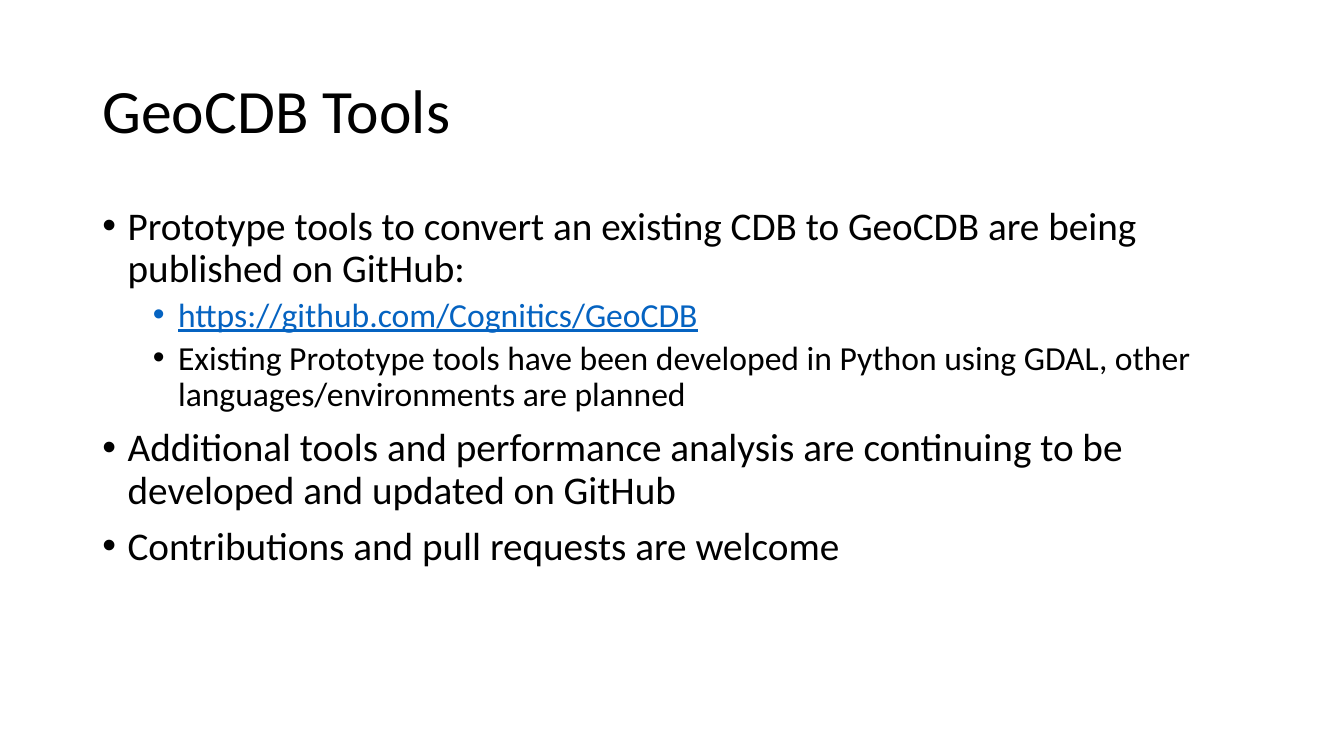
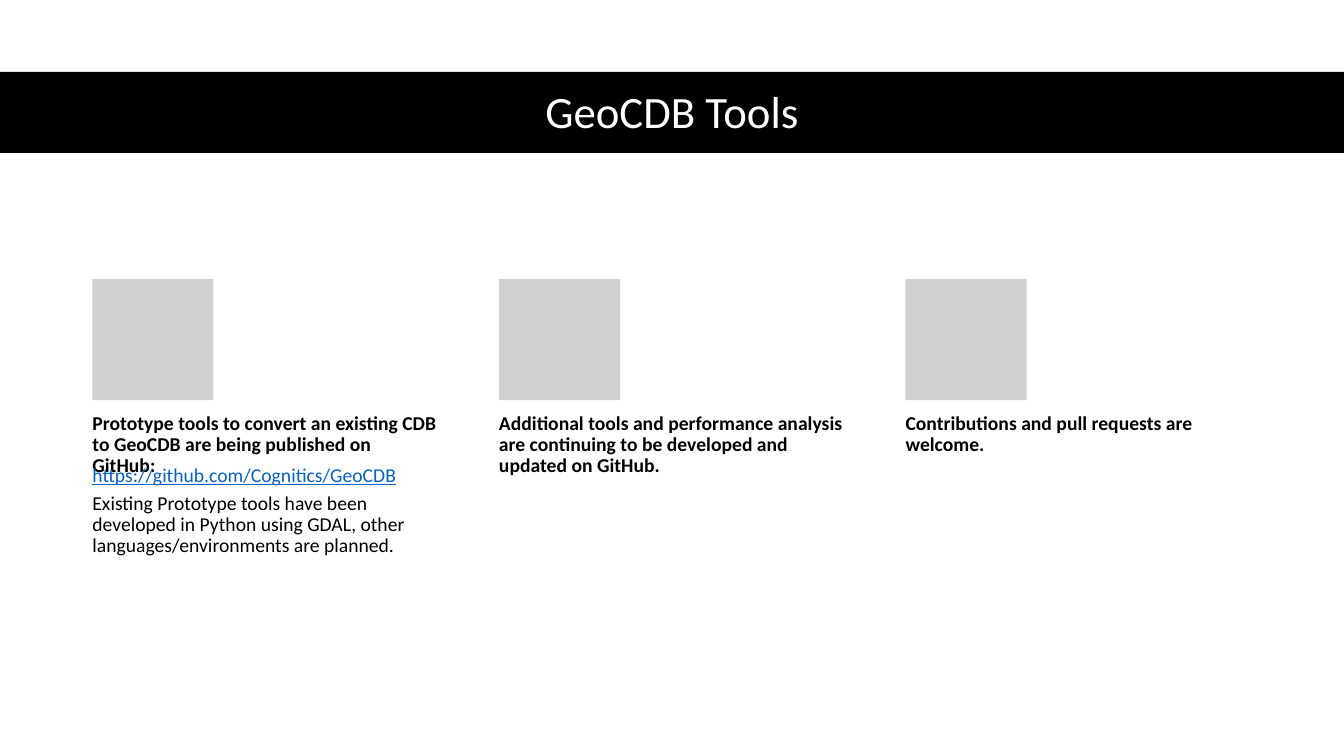
Before and after one commit to Cognitics/GeoCDB, a slide deck: slide 8 of GeoCDB Statistics.pptx. Drawn at 1344x756 pixels with LibreOffice and Linux fonts; fonts in the diff are those of the drawing; grey boxes stand for pictures. Boxes give left, top, right and bottom in pixels: in the first picture for what was removed or moved away, otherwise in the second. Text is boxed around its words. In the diff, an @@ line names an element or a change of style, - is before the commit and + after.

```diff
--- a/GeoCDB Statistics.pptx
+++ b/GeoCDB Statistics.pptx
@@ rectangle added at box(0, 72, 1344, 153), fill #000000 @@
@@ title "GeoCDB Tools": place and size @@
-title "GeoCDB Tools" at box(102, 90, 450, 134)
+title "GeoCDB Tools" at box(545, 97, 798, 129)
@@ title "GeoCDB Tools" at box(545, 97, 798, 129): size 44 to 32 pt, text colour #000000 to #FFFFFF; alignment left to centre @@
@@ text removed at box(128, 212, 1190, 567) @@
-• Prototype tools to convert an existing CDB to GeoCDB are being published on GitHub:
-  • https://github.com/Cognitics/GeoCDB
-  • Existing Prototype tools have been developed in Python using GDAL, other languages/environments are planned
-• Additional tools and performance analysis are continuing to be developed and updated on GitHub
-• Contributions and pull requests are welcome
@@ group added at box(92, 279, 1192, 556): 4 texts, 3 pictures @@
+Prototype tools to convert an existing CDB to GeoCDB are being published on GitHub:
+https://github.com/Cognitics/GeoCDB
+Existing Prototype tools have been developed in Python using GDAL, other languages/environments are planned.
+Additional tools and performance analysis are continuing to be developed and updated on GitHub.
+Contributions and pull requests are welcome.
```
Also in this commit, not shown: 5 other slides changed.
